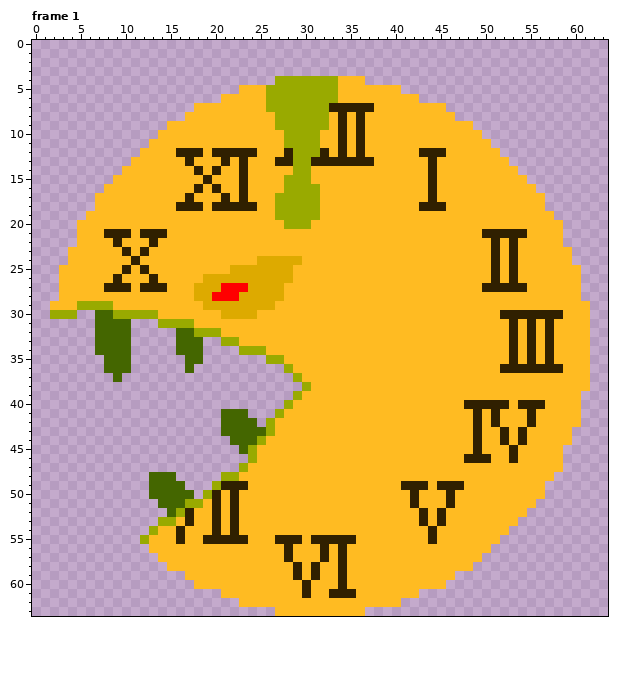
Two versions of one pixel-art file, images/enemy/fragment/idle.ase. Above, as it was before the edit.
64x64 pixels, 4 frames. Shown: frame 1. The commit also changed other frames, which this record leaves out.
After the commit:
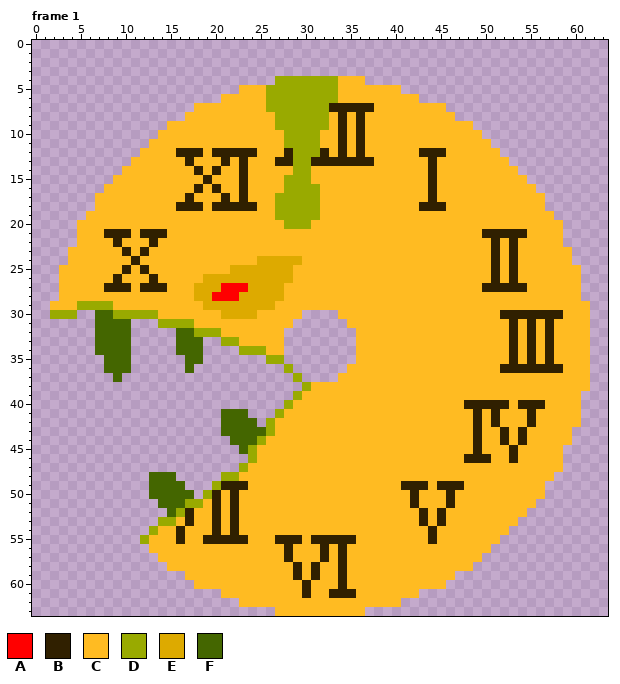
Palette (. is transparent): A #ff0000  B #302000  C #ffbb22  D #99aa00  E #ddaa00  F #446600
The edit:
--- frame 1
@@ x 26..37 @@
 29 ECCCCCCCCCCC
-30 CCCCCCCCCCCC
-31 CCCCCCCCCCCC
-32 CCCCCCCCCCCC
-33 CCCCCCCCCCCC
-34 CCCCCCCCCCCC
-35 DDCCCCCCCCCC
-36 ..DCCCCCCCCC
-37 ...DCCCCCCCC
+30 CCCC....CCCC
+31 CCC......CCC
+32 CC........CC
+33 CC........CC
+34 CC........CC
+35 DD........CC
+36 ..D......CCC
+37 ...D....CCCC
 38 ....DCCCCCCC
